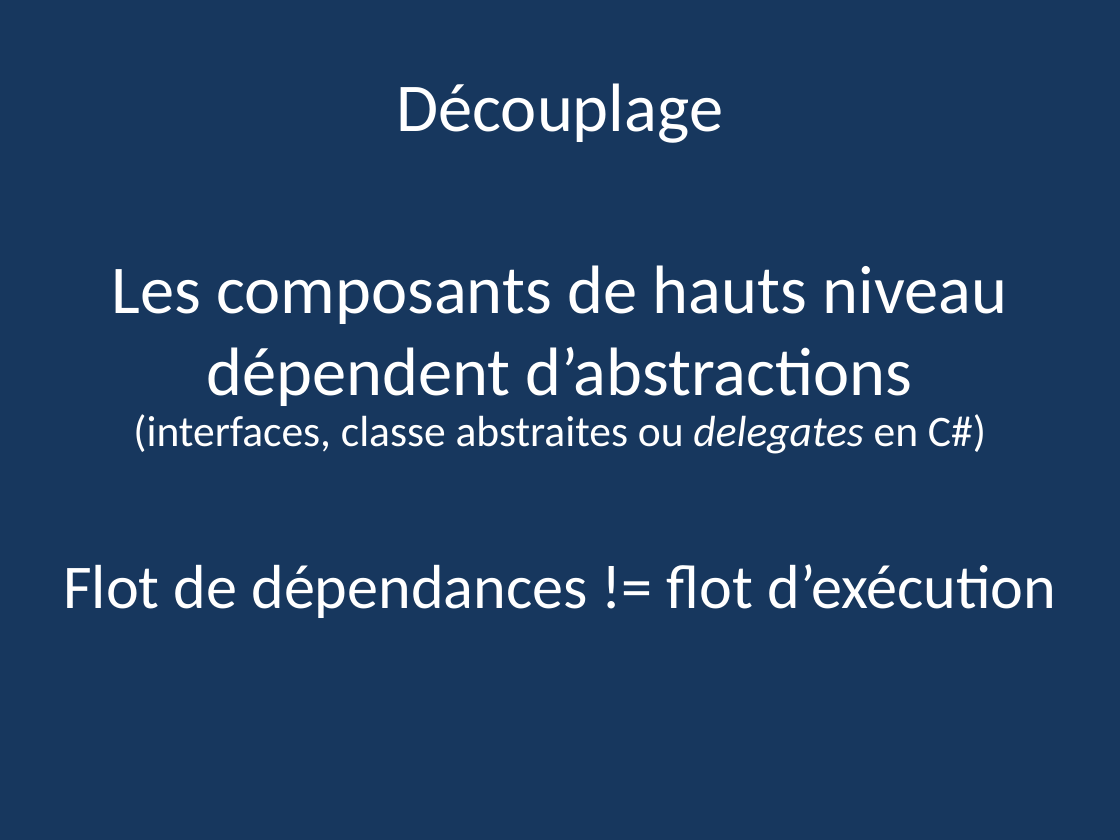
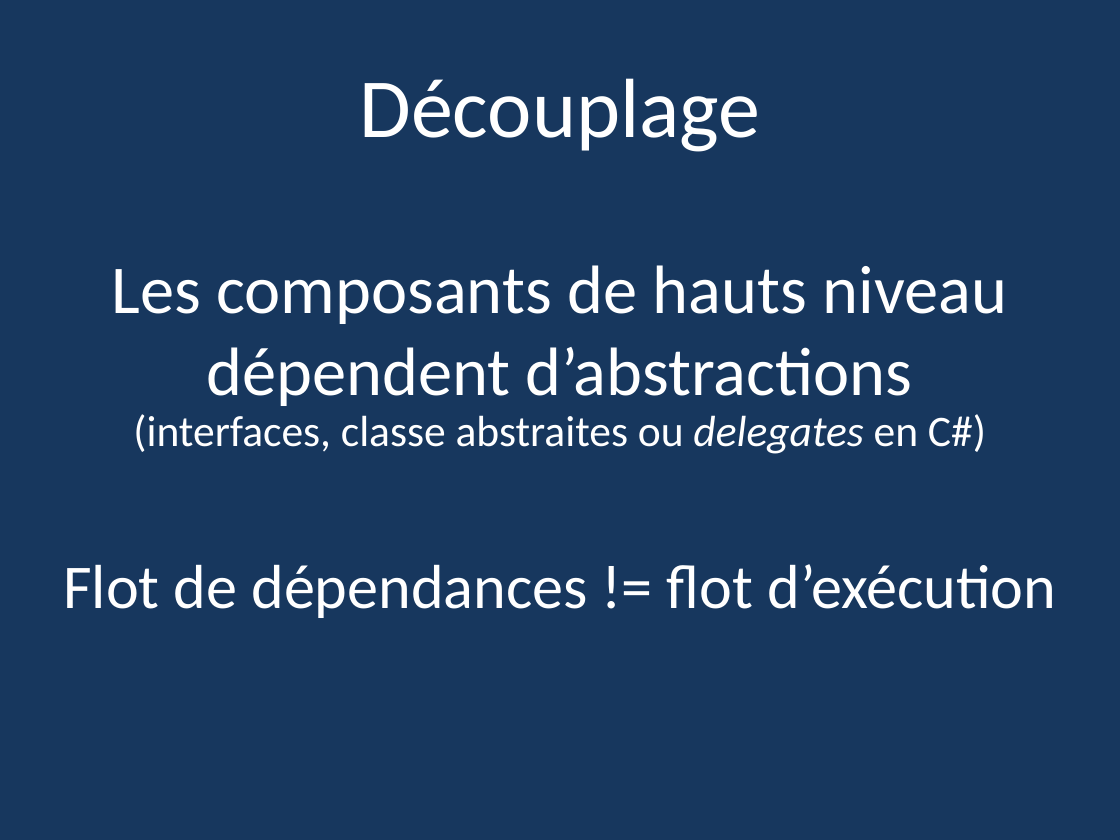
Before and after one commit to Pvlerick/DevDay2017, a slide deck: slide 6 of InjectionDeDépendances.pptx (slide 5 before the commit). Drawn at 1120x840 pixels with LibreOffice and Linux fonts; fonts in the diff are those of the drawing. Boxes give left, top, right and bottom in pixels: in the first picture for what was removed or moved away, otherwise in the second. Text is boxed around its words. In the diff, an @@ line names an element or a change of style, - is before the commit and + after.

```diff
--- a/InjectionDeDépendances.pptx
+++ b/InjectionDeDépendances.pptx
@@ title "Découplage" at [360,78,761,152]: size 44 to 54 pt @@
```
Also in this commit, not shown: 5 other slides changed, 2 slides added, 1 slide removed, 6 other files.
